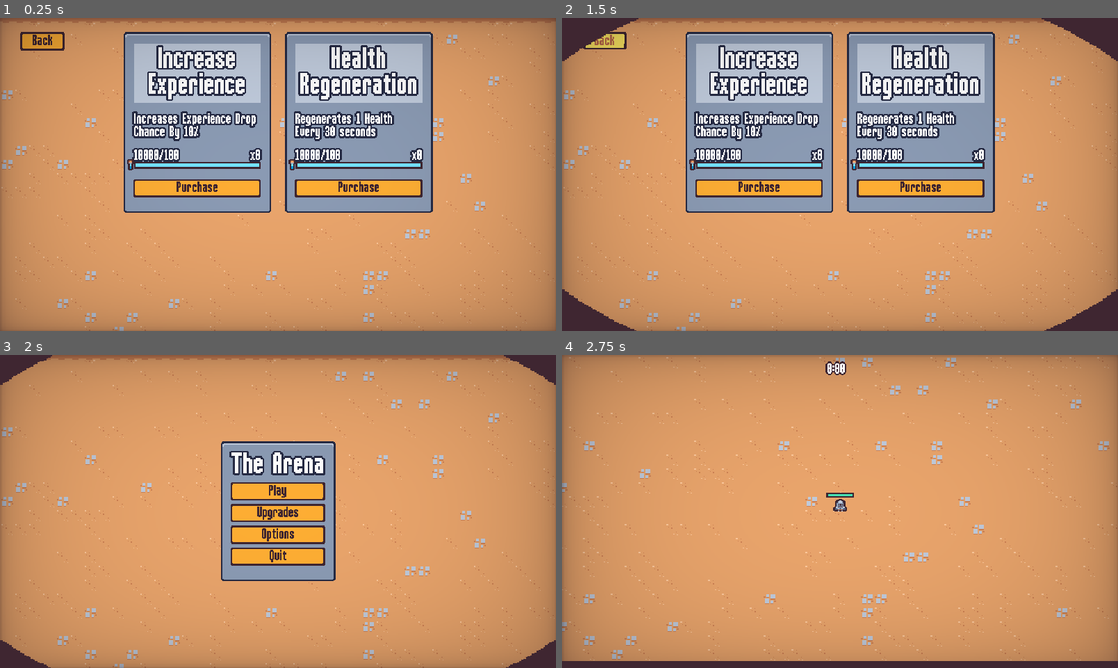
Above: before the commit, frames 1-4 (two rows, left to right).
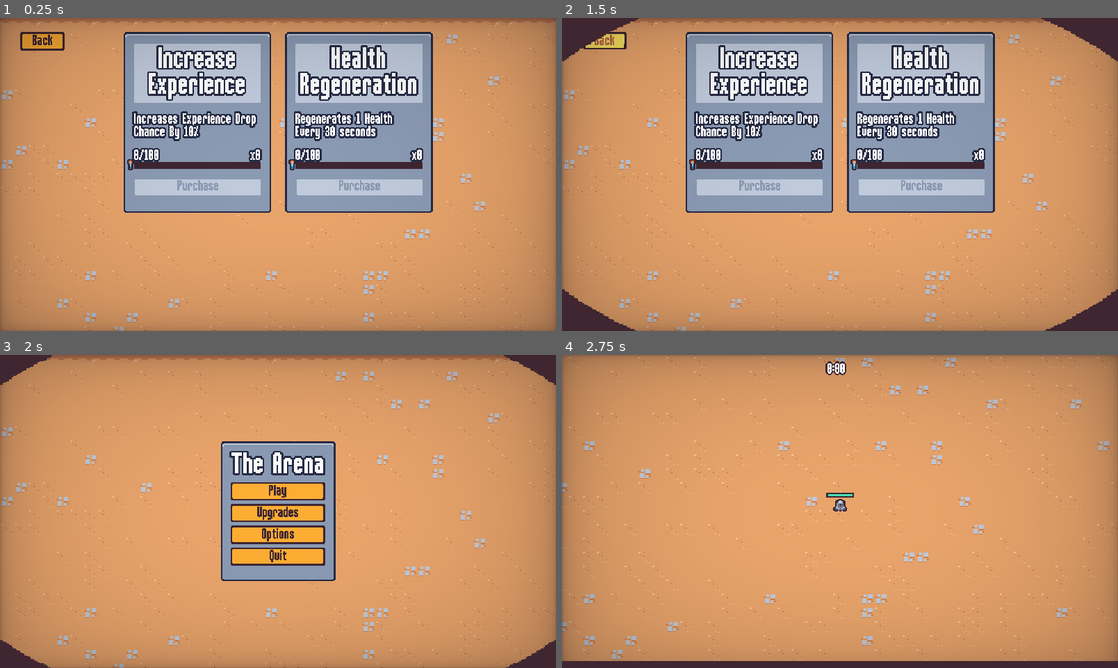
Above: after the commit, the same moments.

Repository: PWilliams0530/UdemySurvival2DGadotGame
Game: Godot game, scene res://scenes/UI/meta_menu.tscn
The game is run twice, just before and just after one commit, with the same random seed, the same clock (stepped at 60 frames per second) and the same inputs. This scene is started directly instead of the project's main scene.
Inputs (mouse positions are in pixels of both pictures, inside the frame that each line leads up to):
- Up to frame 1 (0.25 s): no input
- Up to frame 2 (1.5 s): click (756, 187) at 0.5 s, where only the run before the commit has a clickable "Purchase"; click "Back" at 1.25 s
- Up to frame 3 (2 s): no input
- Up to frame 4 (2.75 s): click "Play" at 2 s

The runs differ from the first frame. In frame 1, 3.6% of the frame differs, in the area x 23-76%, y 41-58%; in frame 2, 3.6%; in frame 3, nothing differs; in frame 4, nothing differs.

Commit message:
AddedAnvilCountUpgrade

Diff:
--- /dev/null
+++ b/resources/upgrades/anvil_amount.tres
@@ -0,0 +1,10 @@
+[gd_resource type="Resource" script_class="AbilityUpgrade" load_steps=2 format=3 uid="uid://duk7usthbp61t"]
+
+[ext_resource type="Script" path="res://resources/upgrades/ability_upgrade.gd" id="1_8mjjw"]
+
+[resource]
+script = ExtResource("1_8mjjw")
+Id = "anvil_count"
+max_quantity = 2
+name = "Anvil Count"
+description = "Adds 1 Additional Anvil"
--- a/scenes/UI/meta_upgrade_card.tscn
+++ b/scenes/UI/meta_upgrade_card.tscn
@@ -103,6 +103,7 @@
 offset_right = 150.0
 offset_bottom = 150.0
 pivot_offset = Vector2(75, 75)
+mouse_filter = 1
 script = ExtResource("1_df4ky")
 
 [node name="ClickPlayerComponent" parent="." instance=ExtResource("2_u7nvy")]
@@ -207,4 +208,5 @@
 [node name="PurchaseButton" type="Button" parent="MarginContainer/VBoxContainer"]
 unique_name_in_owner = true
 layout_mode = 2
+mouse_filter = 1
 text = "Purchase"
--- a/scenes/ability/anvil_ability_controller/anvil_ability_controller.gd
+++ b/scenes/ability/anvil_ability_controller/anvil_ability_controller.gd
@@ -5,8 +5,11 @@
 
 @export var anvil_ability_scene : PackedScene
 
+var anvil_count = 0
+
 func _ready():
 	$Timer.timeout.connect(on_timer_timeout)
+	GameEvents.ability_upgrade_added.connect(on_ability_upgrade_added)
 
 func on_timer_timeout():
 
@@ -15,17 +18,25 @@
 		return
 
 	var direction = Vector2.RIGHT.rotated(randf_range(0,TAU))
-	var spawn_position = player.global_position + (direction * randf_range(0,BASE_RANGE))
+	var additional_rotation_degrees = 360.0 / (anvil_count + 1)
+	var anvil_distance = randf_range(0,BASE_RANGE)
 
+	for i in anvil_count + 1:
+		var adjusted_direction = direction.rotated(deg_to_rad(i * additional_rotation_degrees))
+		var spawn_position = player.global_position + (adjusted_direction * anvil_distance)
 
-	var query_paramaters = PhysicsRayQueryParameters2D.create(player.global_position, spawn_position)
-	var result = get_tree().root.world_2d.direct_space_state.intersect_ray(query_paramaters)
+		var query_paramaters = PhysicsRayQueryParameters2D.create(player.global_position, spawn_position)
+		var result = get_tree().root.world_2d.direct_space_state.intersect_ray(query_paramaters)
 
-	if !result.is_empty():
-		spawn_position = result["position"]
+		if !result.is_empty():
+			spawn_position = result["position"]
 
-	var anvil_ability = anvil_ability_scene.instantiate()
-	get_tree().get_first_node_in_group("foreground_layer").add_child(anvil_ability)
-	anvil_ability.global_position = spawn_position
+		var anvil_ability = anvil_ability_scene.instantiate()
+		get_tree().get_first_node_in_group("foreground_layer").add_child(anvil_ability)
+		anvil_ability.global_position = spawn_position
 
-	anvil_ability.hitbox_component.damage = BASE_DAMAGE
+		anvil_ability.hitbox_component.damage = BASE_DAMAGE
+
+func on_ability_upgrade_added(upgrade: AbilityUpgrade, current_upgrades: Dictionary):
+	if upgrade.Id == "anvil_count":
+		anvil_count = current_upgrades["anvil_count"]["quantity"]
--- a/scenes/auto_load/meta_progression.gd
+++ b/scenes/auto_load/meta_progression.gd
@@ -10,7 +10,6 @@
 func _ready():
 	GameEvents.experience_vial_collected.connect(on_experience_collected)
 	load_save_file()
-	on_experience_collected(10000)
 
 func load_save_file():
 	if !FileAccess.file_exists(SAVE_FILE_PATH):
--- a/scenes/manager/upgrade_manager.gd
+++ b/scenes/manager/upgrade_manager.gd
@@ -12,11 +12,12 @@
 var upgrade_sword_damage = preload("res://resources/upgrades/sword_damage.tres")
 var upgrade_player_speed = preload("res://resources/upgrades/player_speed.tres")
 var upgrade_anvil = preload("res://resources/upgrades/anvil.tres")
+var upgrade_anvil_count = preload("res://resources/upgrades/anvil_amount.tres")
 
 func _ready():
 
 	upgrade_pool.add_item(upgrade_axe,10)
-	upgrade_pool.add_item(upgrade_anvil,100000)
+	upgrade_pool.add_item(upgrade_anvil,10)
 	upgrade_pool.add_item(upgrade_sword_rate,10)
 	upgrade_pool.add_item(upgrade_sword_damage,10)
 	upgrade_pool.add_item(upgrade_player_speed,5)
@@ -47,6 +48,8 @@
 func update_upgrade_pool(chosen_upgrade : AbilityUpgrade):
 	if chosen_upgrade.Id == upgrade_axe.Id:
 		upgrade_pool.add_item(upgrade_axe_damage,10)
+	elif chosen_upgrade.Id == upgrade_anvil_count.Id:
+		upgrade_pool.add_item(upgrade_anvil_count,5)
 
 
 func pick_upgrades():
